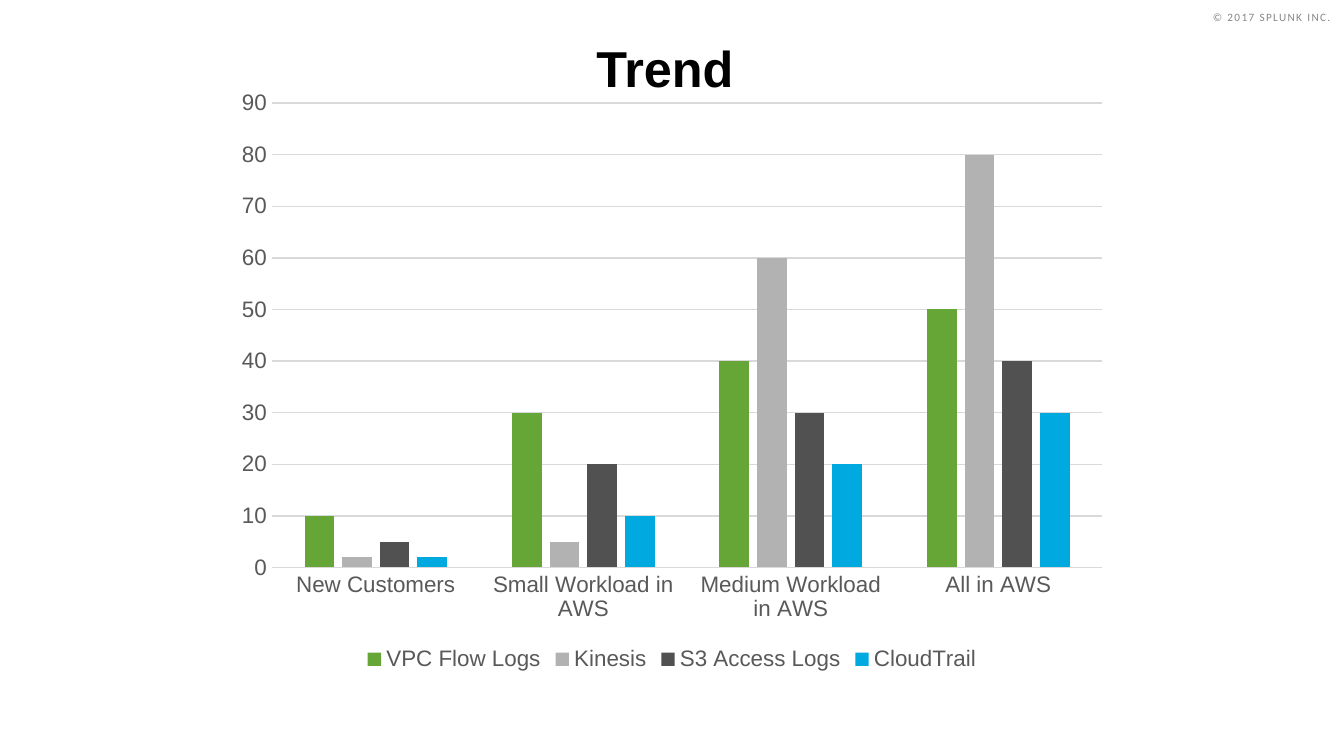
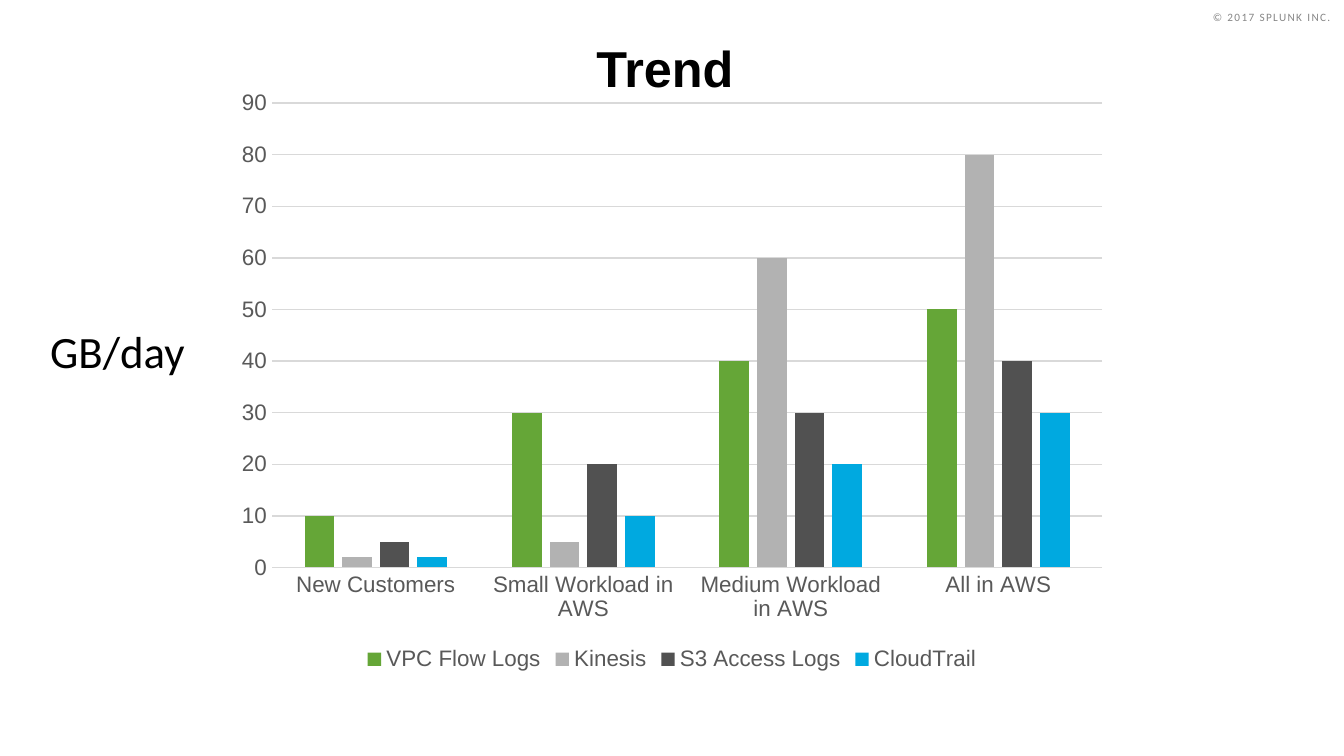
Before and after one commit to amiracle/cooking_with_Splunk_and_AWS, a slide deck: slide 9 of 11 - Sizing AWS Environment.pptx. Drawn at 1344x756 pixels with LibreOffice and Linux fonts; fonts in the diff are those of the drawing; background and template pictures are left out. Boxes give left, top, right and bottom in pixels: in the first picture for what was removed or moved away, otherwise in the second. Text is boxed around its words. In the diff, an @@ line names an element or a change of style, - is before the commit and + after.

```diff
--- a/11 - Sizing AWS Environment.pptx
+++ b/11 - Sizing AWS Environment.pptx
@@ text added at (50, 337, 184, 376), 24 pt, text #000000 @@
+GB/day
```
Also in this commit, not shown: 1 other slide changed.
